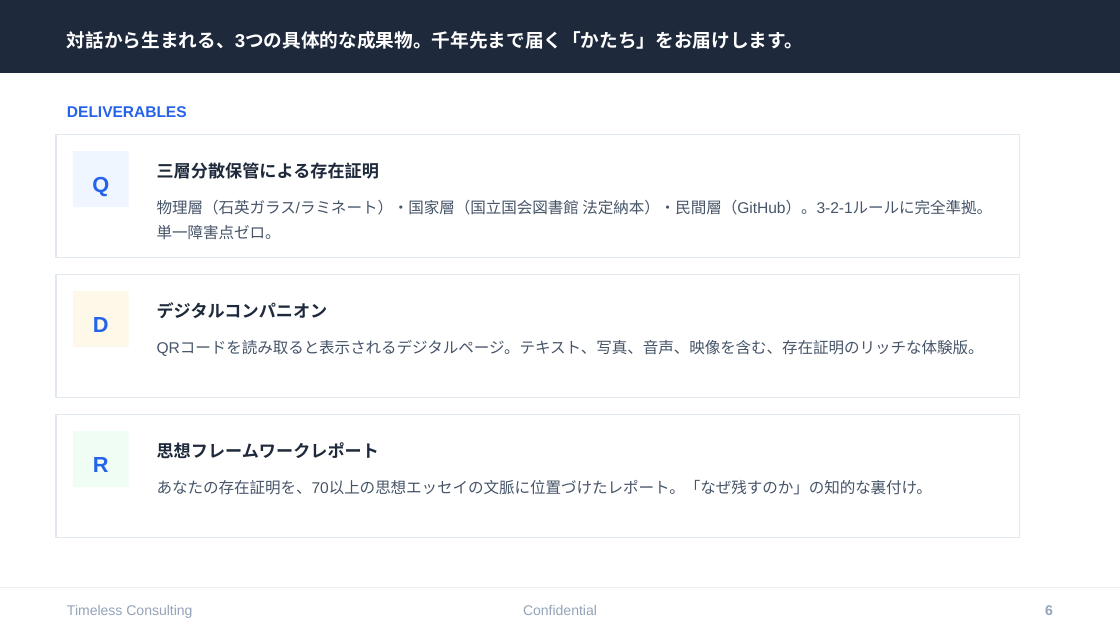
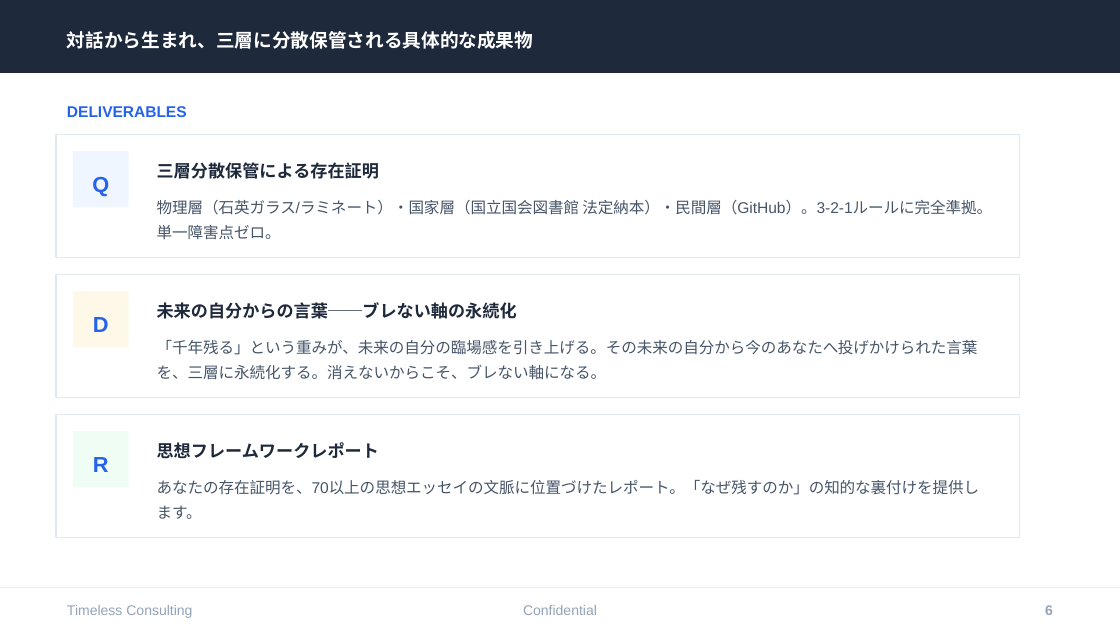
Before and after one commit to tokistorage/lp, a slide deck: slide 6 of tokistorage-client-deck.pptx. Drawn at 1120x630 pixels with LibreOffice and Linux fonts; fonts in the diff are those of the drawing. Boxes give left, top, right and bottom in pixels: in the first picture for what was removed or moved away, otherwise in the second. Text is boxed around its words. In the diff, an @@ line names an element or a change of style, - is before the commit and + after.

```diff
--- a/tokistorage-client-deck.pptx
+++ b/tokistorage-client-deck.pptx
@@ text at box(67, 31, 533, 49): text changed @@
-対話から生まれる、3つの具体的な成果物。千年先まで届く「かたち」をお届けします。
+対話から生まれ、三層に分散保管される具体的な成果物
@@ text at box(157, 302, 517, 319): text changed @@
-デジタルコンパニオン
+未来の自分からの言葉──ブレない軸の永続化
@@ text at box(157, 340, 978, 380): text changed @@
-QRコードを読み取ると表示されるデジタルページ。テキスト、写真、音声、映像を含む、存在証明のリッチな体験版。
+「千年残る」という重みが、未来の自分の臨場感を引き上げる。その未来の自分から今のあなたへ投げかけられた言葉を、三層に永続化する。消えないからこそ、ブレない軸になる。
@@ text at box(157, 480, 980, 519): text changed @@
-あなたの存在証明を、70以上の思想エッセイの文脈に位置づけたレポート。「なぜ残すのか」の知的な裏付け。
+あなたの存在証明を、70以上の思想エッセイの文脈に位置づけたレポート。「なぜ残すのか」の知的な裏付けを提供します。
```
Also in this commit, not shown: 7 other slides changed, 1 other file.
